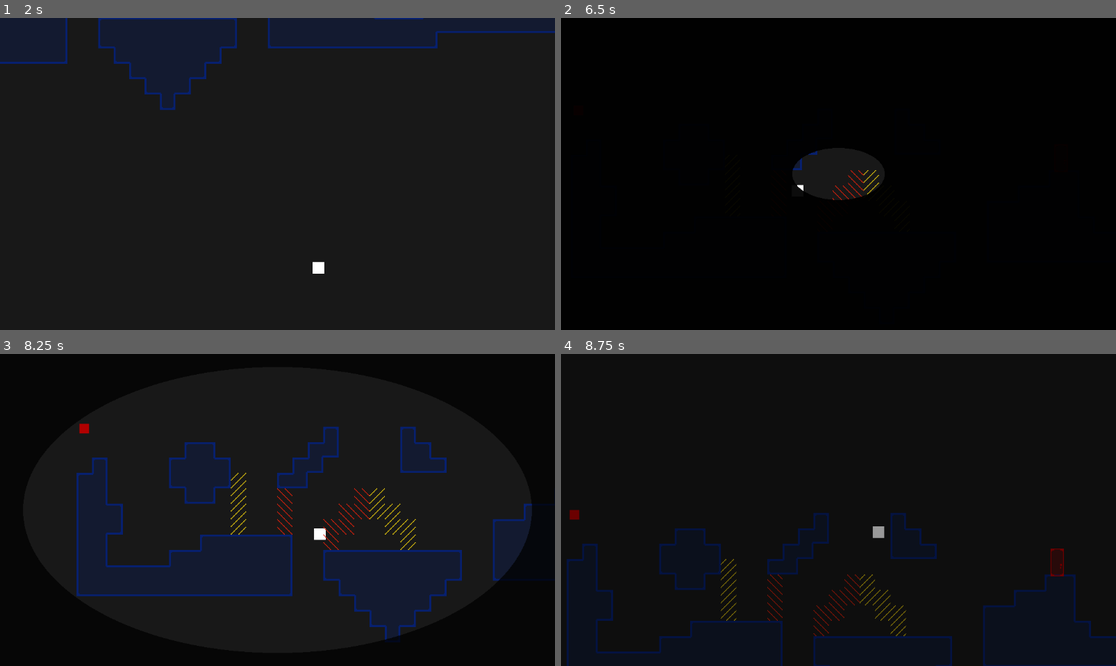
Above: before the commit, frames 1-4 (two rows, left to right).
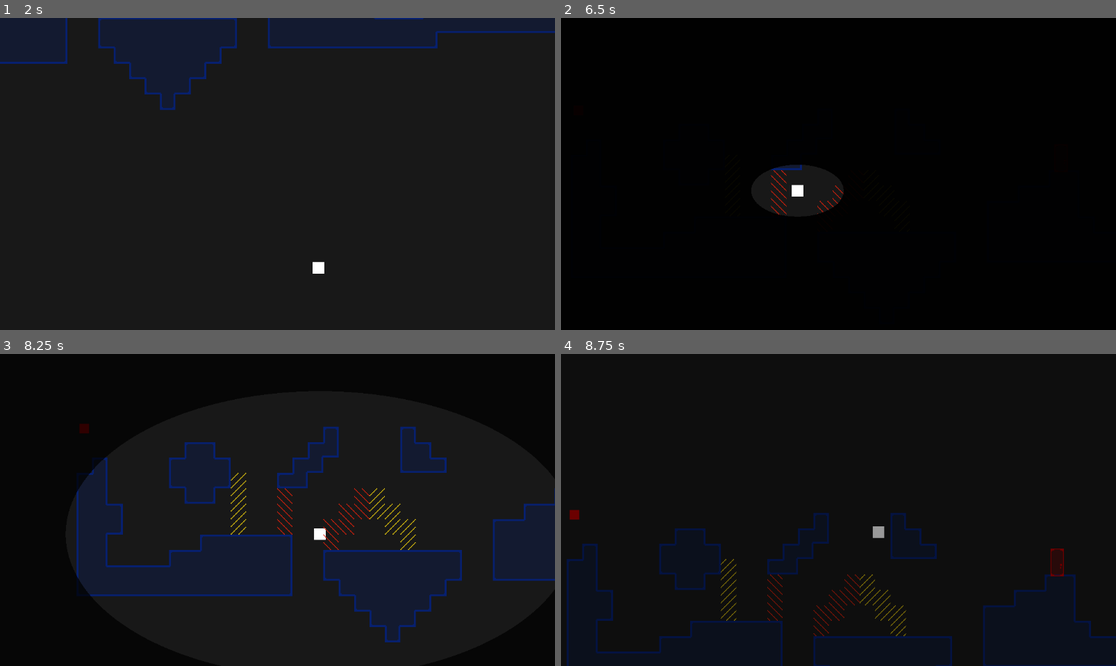
Above: after the commit, the same moments.

Repository: trainb0y/brackeys-2024-1
Game: Godot game, scene res://Scenes/test.tscn
The game is run twice, just before and just after one commit, with the same random seed, the same clock (stepped at 60 frames per second) and the same inputs.
Inputs:
- Up to frame 1 (2 s): hold Right (player_right) from 0.53 s (still down); tap E (player_use) at 0.6, 1.35 s; tap Space (player_jump) at 0.77, 1.52 s
- Up to frame 2 (6.5 s): release Right (player_right) at 2.03 s; hold Left (player_left) 2.03-2.78 s; tap E (player_use) every 0.75 s from 2.1 to 5.85 s; hold Right (player_right) 2.78-4.28 s; tap Space (player_jump) at 3.02, 3.77, 4.52, 6.02 s; hold Left (player_left) 4.28-5.03 s; hold Right (player_right) 5.03-5.78 s; hold Left (player_left) from 5.78 s (still down)
- Up to frame 3 (8.25 s): tap E (player_use) at 6.6, 7.35, 8.1 s; tap Space (player_jump) at 6.77, 7.52 s; release Left (player_left) at 7.28 s; hold Right (player_right) from 7.28 s (still down)
- Up to frame 4 (8.75 s): keep holding Right (player_right)

Frame 1 is identical in both runs. In frame 2, 0.4% of the frame differs, in the area x 37-58%, y 42-64%; in frame 3, 1.8%, in the area x 13-100%, y 22-93%; in frame 4, nothing differs.

Commit message:
death circle zooms on player not center

Diff:
--- a/Scenes/transition.tscn
+++ b/Scenes/transition.tscn
@@ -6,6 +6,7 @@
 [sub_resource type="ShaderMaterial" id="ShaderMaterial_d4med"]
 shader = ExtResource("2_yg4ie")
 shader_parameter/circle_size = 1.0
+shader_parameter/player_position = null
 
 [sub_resource type="Animation" id="Animation_djx25"]
 length = 0.001
--- a/Scripts/player.gd
+++ b/Scripts/player.gd
@@ -15,8 +15,11 @@
 var current_coyote: float = 0
 var current_air_time: float = 0
 
+@onready var t: Transition = get_parent().get_node("Transition")
+
 func _ready():
 	position = spawn_point.position
+	t.player = self
 
 func _physics_process(delta: float):
 	handle_gravity(delta)
@@ -69,7 +72,6 @@
 func die():
 	if dying: return
 	dying = true
-	var t: Transition = get_parent().get_node("Transition")
 	t.into_black()
 	await get_tree().create_timer(0.4).timeout
 	position = spawn_point.position
--- a/Scripts/transition.gd
+++ b/Scripts/transition.gd
@@ -2,15 +2,23 @@
 extends CanvasLayer
 
 @onready var rect := $ColorRect
-@onready var player := $AnimationPlayer
+@onready var anim := $AnimationPlayer
+var player: Player = null
 
 func _ready():
 	rect.visible = true
 
+func _process(delta):
+	if player != null:
+		var pos = player.get_global_transform_with_canvas().origin
+		var cam: Camera2D = player.get_node("Camera2D")
+		var size = get_viewport().size
+
+		rect.material.set_shader_parameter("player_position", Vector2(pos.x / size.x, pos.y / size.y))
+
+
 func into_black():
-	print("in!")
-	player.queue("out")
+	anim.queue("out")
 
 func out_of_black():
-	print("out!")
-	player.queue("in")
+	anim.queue("in")
--- a/Shaders/transition.gdshader
+++ b/Shaders/transition.gdshader
@@ -1,13 +1,10 @@
 shader_type canvas_item;
 
 uniform float circle_size : hint_range(0,1) = 0.5f;
-
-void vertex() {
-	// Called for every vertex the material is visible on.
-}
+uniform vec2 player_position;
 
 void fragment(){
-	if (distance(vec2(0.5,0.5), UV) < circle_size){
+	if (distance(player_position, UV) < circle_size){
 		COLOR.a = 0.0;
 	}
 }
